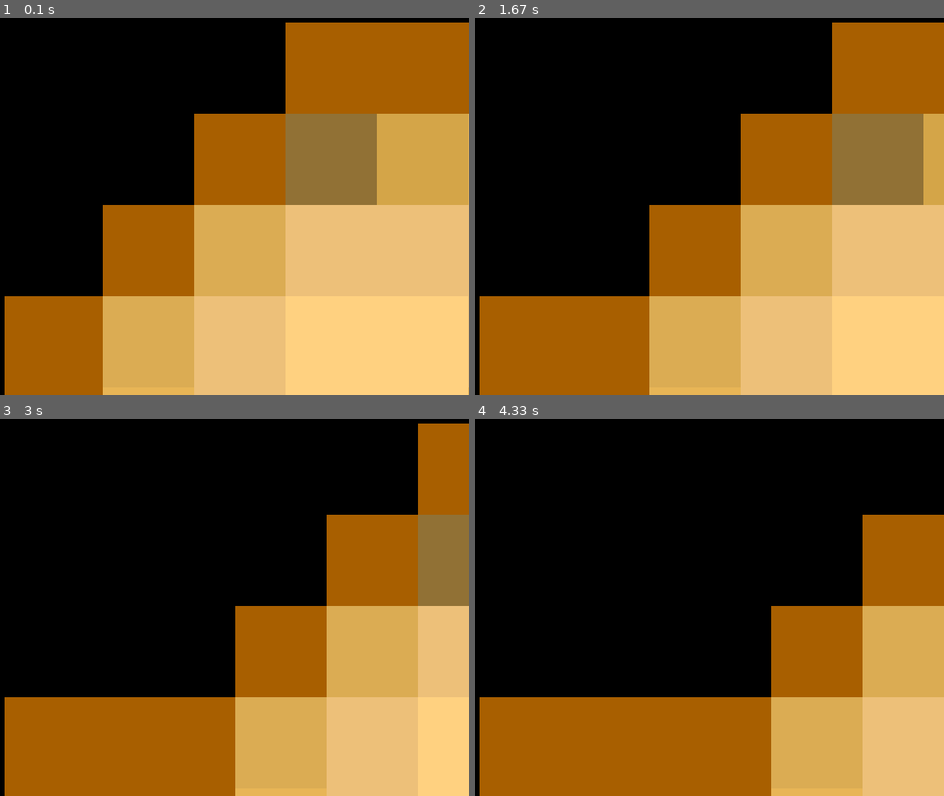
Above: before the commit, frames 1-4 (two rows, left to right).
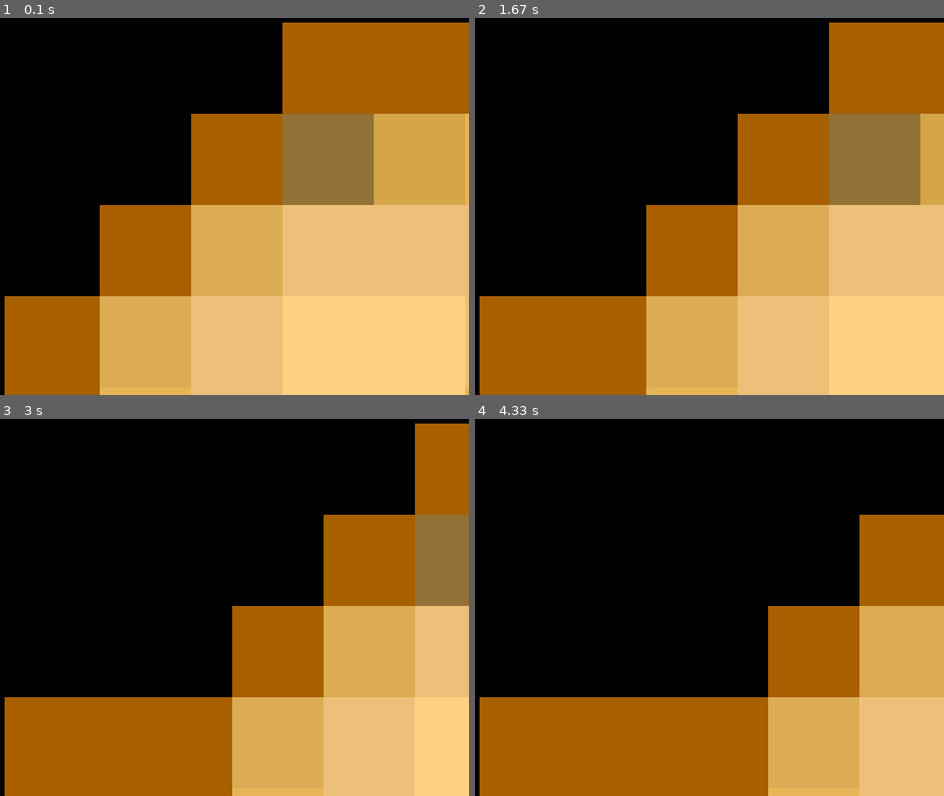
Above: after the commit, the same moments.

Repository: belugaman9981/pygame
Game: pygame game, started from Game.py
Same seed, same stepped clock (60 frames per second), same inputs: the game is played once before the commit and once after it.
Inputs:
- Up to frame 1 (0.1 s): no input
- Up to frame 2 (1.67 s): no input
- Up to frame 3 (3 s): no input
- Up to frame 4 (4.33 s): no input

The runs differ from the first frame. In frame 1, 1.5% of the frame differs, in the area x 21-100%, y 1-100%; in frame 2, 1.4%; in frame 3, 1.3%; in frame 4, 0.8%.

Commit message:
Update Game.py

Diff:
--- a/Game.py
+++ b/Game.py
@@ -8,6 +8,8 @@
 
 running = True
 x = 30
+clock = pygame.time.Clock()
+
 while running:
 
     screen.blit(potato_image, (x, 30))
@@ -20,5 +22,7 @@
 
     pygame.display.flip()
 
+    clock.tick(60)
+
 
 pygame.quit()
